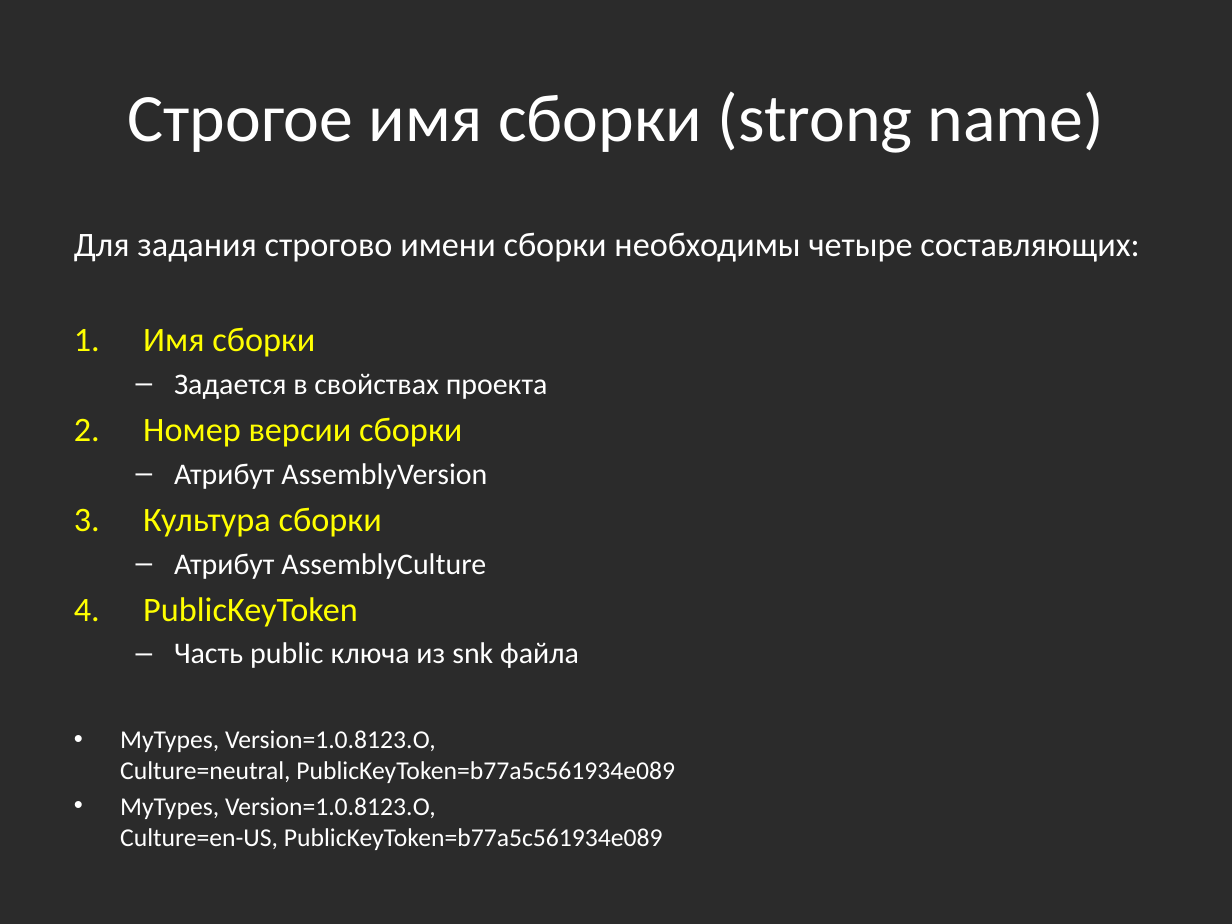
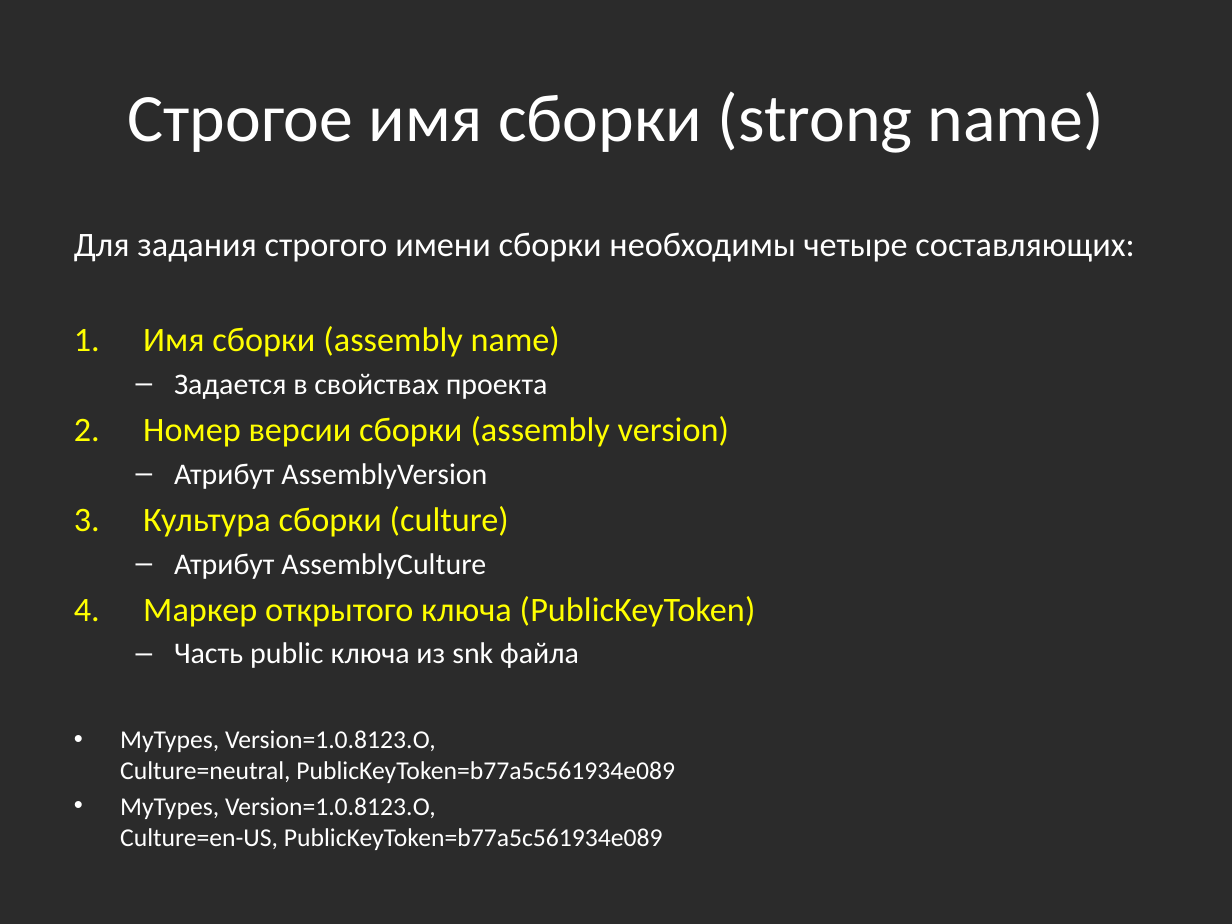
Before and after one commit to bazile/Training, a slide deck: slide 33 of Presentation/lesson-07-reflection.pptx (slide 32 before the commit). Drawn at 1232x924 pixels with LibreOffice and Linux fonts; fonts in the diff are those of the drawing; background and template pictures are left out; a plain dark background stands for a picture behind light text. Boxes give left, top, right and bottom in pixels: in the first picture for what was removed or moved away, otherwise in the second. Text is boxed around its words. In the diff, an @@ line names an element or a change of style, - is before the commit and + after.

Commit message:
Updated presentations

```diff
--- a/Presentation/lesson-07-reflection.pptx
+++ b/Presentation/lesson-07-reflection.pptx
@@ text at (74,232,1134,357): text changed @@
-Для задания строгово имени сборки необходимы четыре составляющих:
-1. Имя сборки
+Для задания строгого имени сборки необходимы четыре составляющих:
+1. Имя сборки (assembly name)
@@ text at (143,416,729,447): text changed @@
-2. Номер версии сборки
+2. Номер версии сборки (assembly version)
@@ text at (143,506,509,537): text changed @@
-3. Культура сборки
+3. Культура сборки (culture)
@@ text at (143,596,756,627): text changed @@
-4. PublicKeyToken
+4. Маркер открытого ключа (PublicKeyToken)
```
Also in this commit, not shown: 1 slide added, 6 other files.
